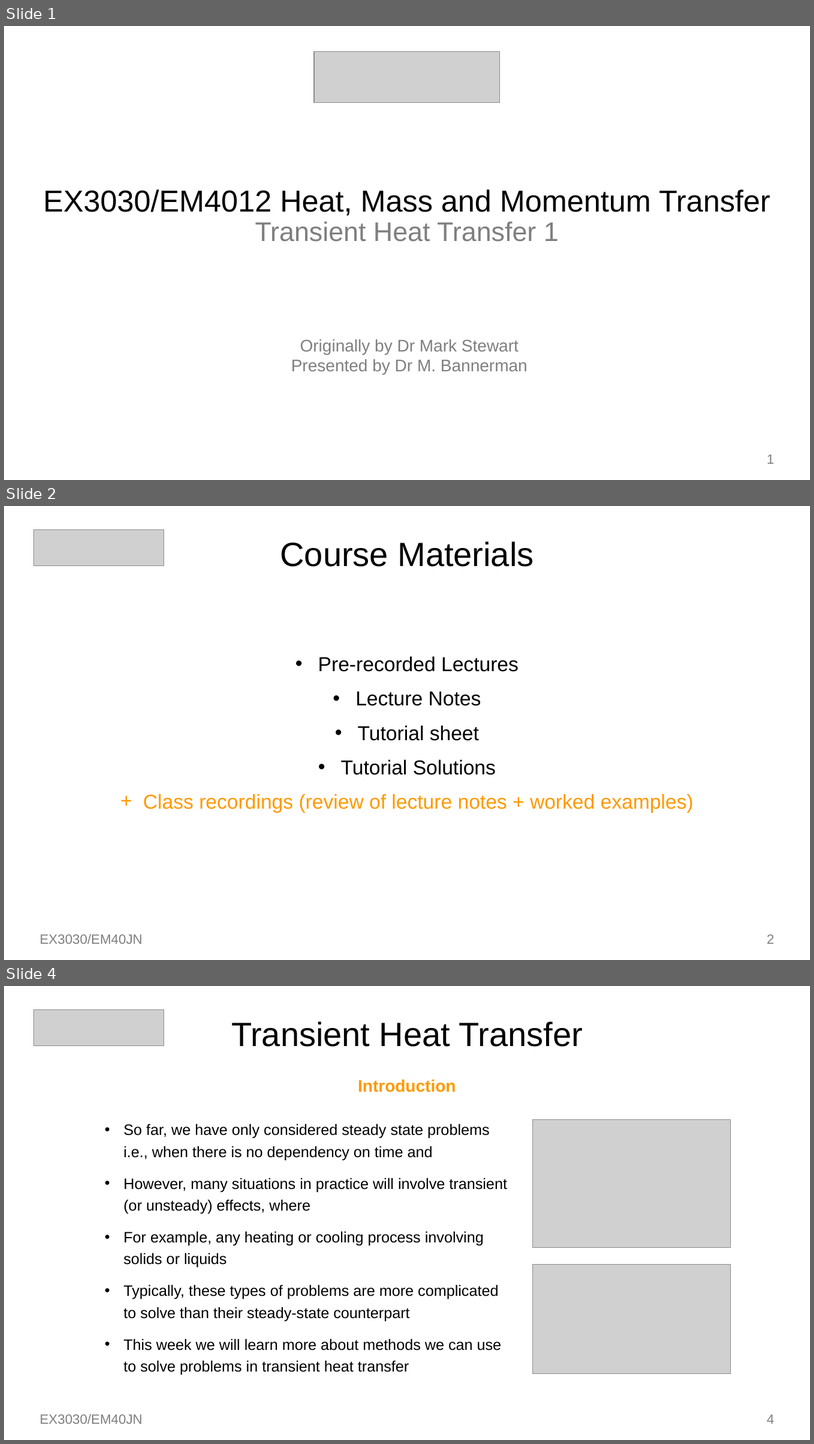
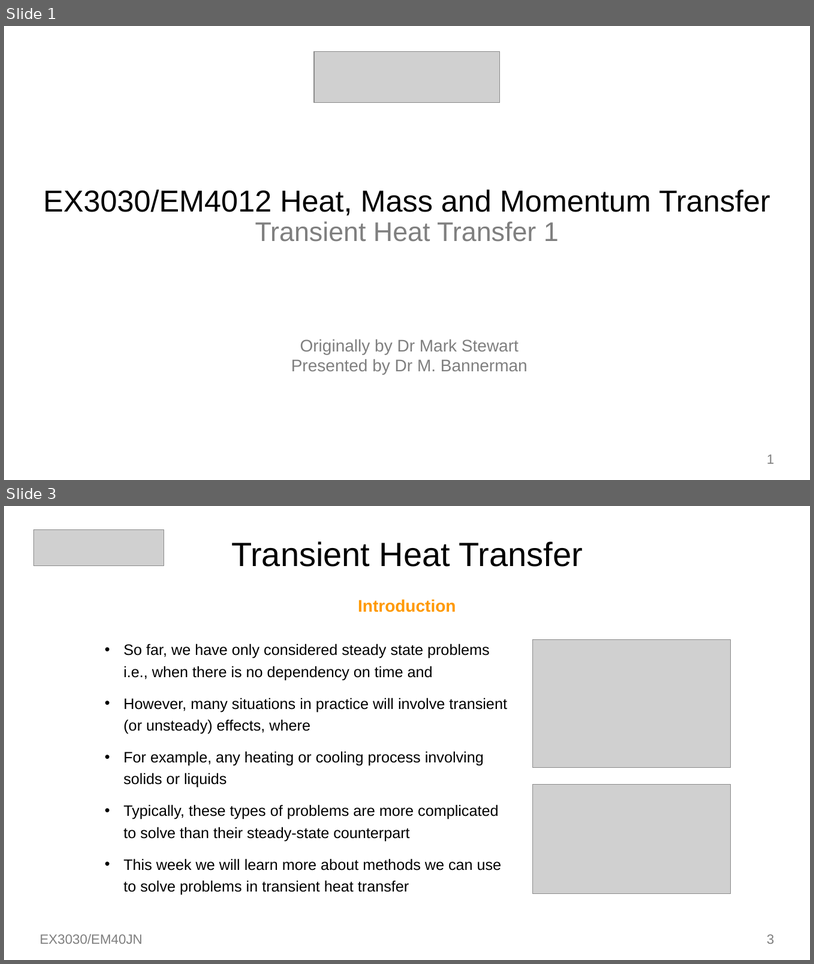
Before and after one commit to toastedcrumpets/HMMT, a slide deck: oldnotes/Week7-01.pptx. Shown one above the other, each under a label of ours: slides 1, 2 and 4 before the commit, slides 1 and 3 after it; the slides between them are not shown. The pictures are 814x1444 and 814x964 pixels, drawn with LibreOffice and Linux fonts; fonts in the diff are those of the drawing; grey boxes stand for pictures. Boxes give left, top, right and bottom in pixels: in the first picture for what was removed or moved away, otherwise in the second. Text is boxed around its words. In the diff, an @@ line names an element or a change of style, - is before the commit and + after.

```diff
--- a/oldnotes/Week7-01.pptx
+++ b/oldnotes/Week7-01.pptx
@@ slide 2 removed at (x1=4, y1=506, x2=810, y2=960), background #FFFFFF @@
@@ picture removed at (x1=33, y1=529, x2=164, y2=565) @@
@@ title removed at (x1=281, y1=541, x2=534, y2=567) @@
-Course Materials
@@ text removed at (x1=143, y1=656, x2=694, y2=813) @@
-• Pre-recorded Lectures
-• Lecture Notes
-• Tutorial sheet
-• Tutorial Solutions
-+ Class recordings (review of lecture notes + worked examples)
@@ text removed at (x1=40, y1=934, x2=143, y2=943) @@
-EX3030/EM40JN
@@ page number removed at (x1=767, y1=934, x2=774, y2=943) @@
-2
@@ what was slide 4 is now slide 3 @@
@@ page number at (x1=767, y1=934, x2=774, y2=943): text changed @@
-4
+3
```
Also in this commit, not shown: 2 slides changed, 1 other file.
